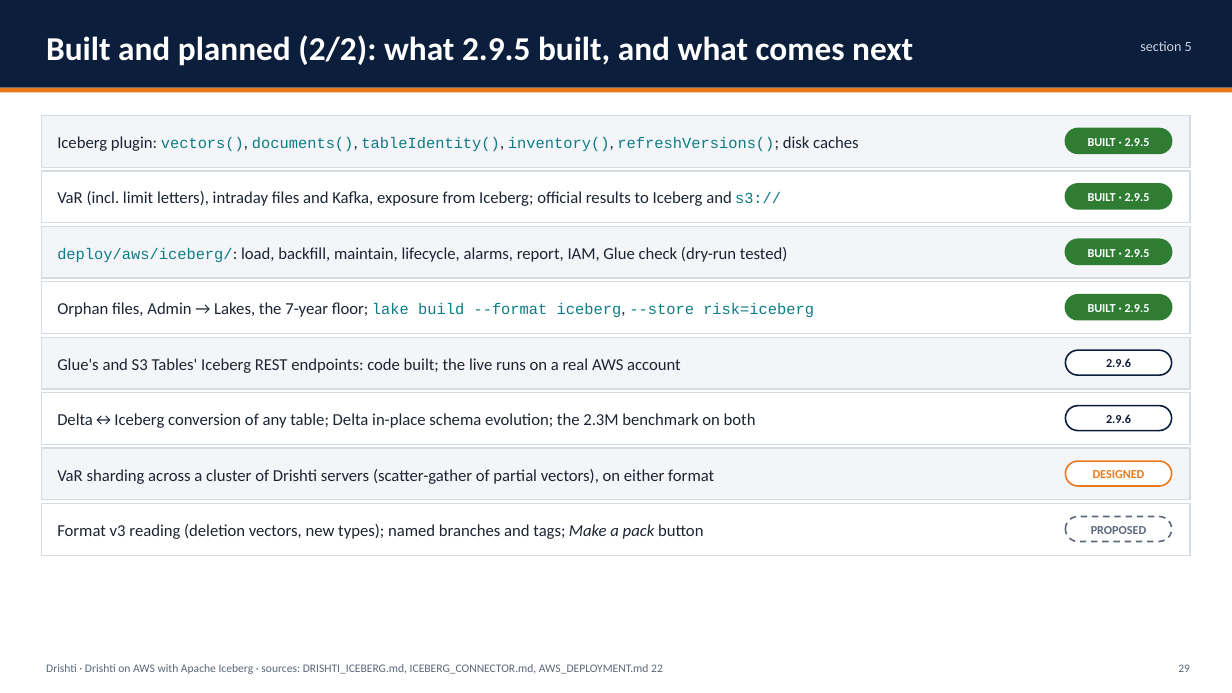
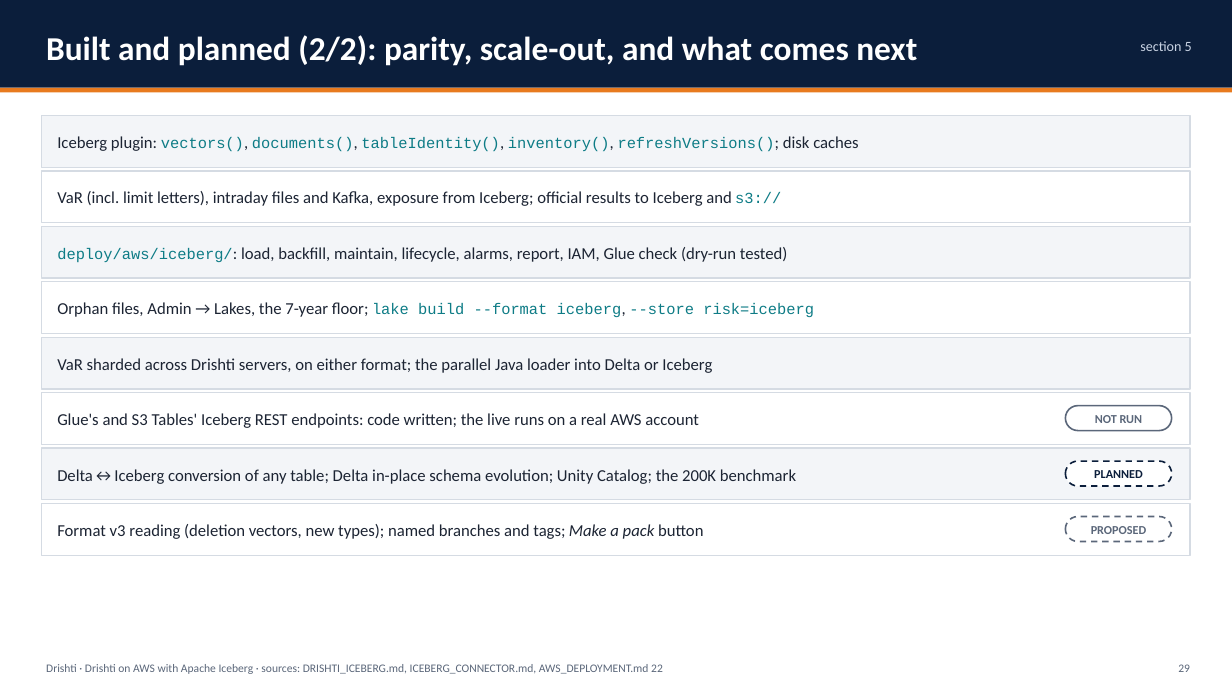
Before and after one commit to ajsinha/drishti, a slide deck: slide 29 of docs/publications/Drishti-AWS-Iceberg.pptx. Drawn at 1232x693 pixels with LibreOffice and Linux fonts; fonts in the diff are those of the drawing. Boxes give left, top, right and bottom in pixels: in the first picture for what was removed or moved away, otherwise in the second. Text is boxed around its words. In the diff, an @@ line names an element or a change of style, - is before the commit and + after.

Commit message:
Decks: Design and Evidence, AWS Delta Lake and AWS Iceberg rebuilt (no BUILT pills, no release numbers, facts brought up to date; editions, Arrow, computed attributes, the Java loader and sharding on Fargate)

```diff
--- a/docs/publications/Drishti-AWS-Iceberg.pptx
+++ b/docs/publications/Drishti-AWS-Iceberg.pptx
@@ text at (46,35,917,66): text changed @@
-Built and planned (2/2): what 2.9.5 built, and what comes next
+Built and planned (2/2): parity, scale-out, and what comes next
@@ rounded rectangle removed at (1066,128,1172,153) @@
-BUILT · 2.9.5
@@ rounded rectangle removed at (1066,184,1172,209) @@
-BUILT · 2.9.5
@@ rounded rectangle removed at (1066,239,1172,264) @@
-BUILT · 2.9.5
@@ rounded rectangle removed at (1066,295,1172,320) @@
-BUILT · 2.9.5
@@ text added at (57,358,712,373), 13 pt, text #1C2433 @@
+VaR sharded across Drishti servers, on either format; the parallel Java loader into Delta or Iceberg
@@ rounded rectangle removed at (1066,350,1172,375) @@
-2.9.6
@@ text at (57,413,699,428): text changed @@
-Glue's and S3 Tables' Iceberg REST endpoints: code built; the live runs on a real AWS account
+Glue's and S3 Tables' Iceberg REST endpoints: code written; the live runs on a real AWS account
@@ rounded rectangle "NOT RUN" at (1066,406,1172,431): outline #0B1E3B 1.25 pt to #5B677A 1.25 pt @@
@@ text in rounded rectangle at (1095,415,1143,423): text changed; text colour #0B1E3B to #5B677A @@
-2.9.6
+NOT RUN
@@ text at (57,469,796,484): text changed @@
-Delta↔Iceberg conversion of any table; Delta in-place schema evolution; the 2.3M benchmark on both
+Delta↔Iceberg conversion of any table; Delta in-place schema evolution; Unity Catalog; the 200K benchmark
@@ text removed at (57,469,714,484) @@
-VaR sharding across a cluster of Drishti servers (scatter-gather of partial vectors), on either format
@@ rounded rectangle "PLANNED" at (1066,461,1172,486): outline #E87A1E 1.25 pt to #0B1E3B 1.25 pt dashed @@
@@ text in rounded rectangle at (1094,470,1143,478): text changed; text colour #E87A1E to #0B1E3B @@
-DESIGNED
+PLANNED
```
Also in this commit, not shown: 43 other slides changed, 1 slide added, 3 other files.
